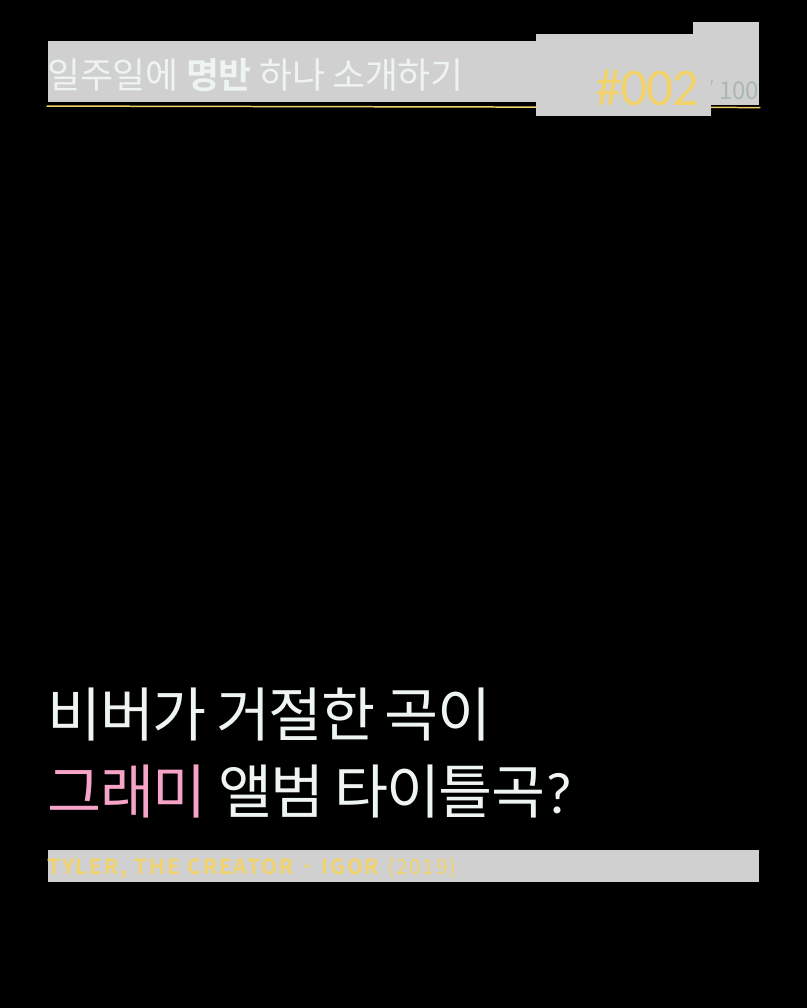
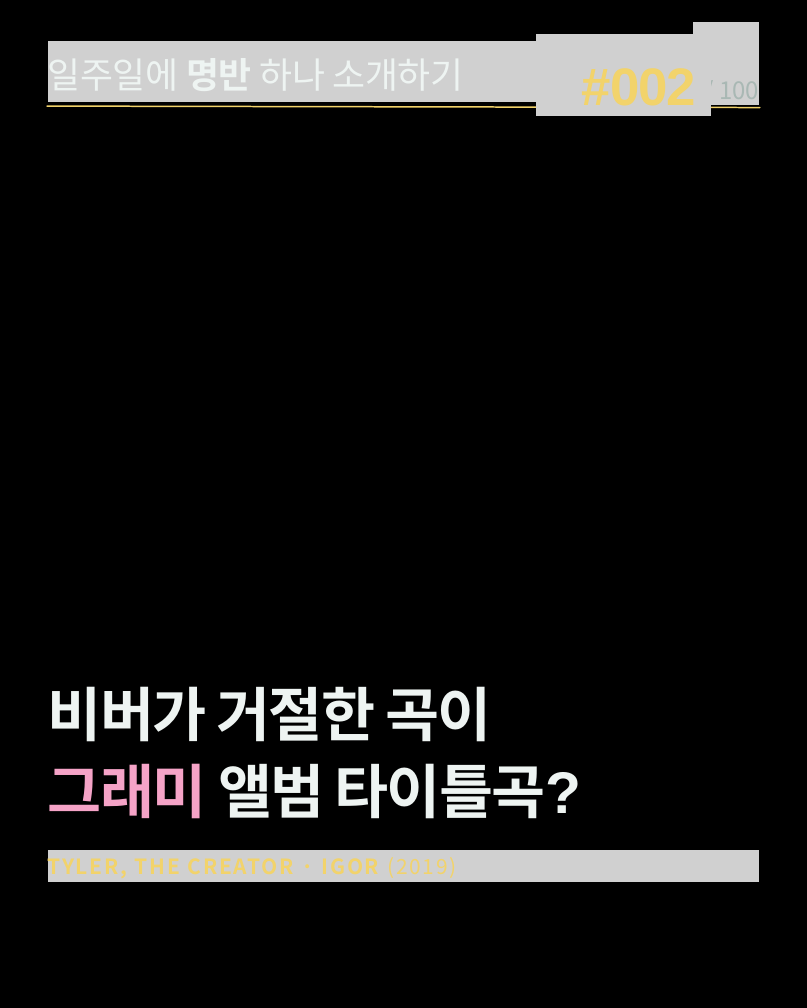
Before and after one commit to yeezyismygoat-pixel/ClaudeRep, a slide deck: slide 1 of IGOR_명반002_초안.pptx. Drawn at 807x1008 pixels with LibreOffice and Linux fonts; fonts in the diff are those of the drawing; grey boxes stand for pictures; background and template pictures are left out. Boxes give left, top, right and bottom in pixels: in the first picture for what was removed or moved away, otherwise in the second. Text is boxed around its words. In the diff, an @@ line names an element or a change of style, - is before the commit and + after.

```diff
--- a/IGOR_명반002_초안.pptx
+++ b/IGOR_명반002_초안.pptx
@@ text "#002" at (582, 68, 696, 106): font Calibri to Arial, bold on @@
@@ text "비버가 거절한 곡이" at (48, 686, 582, 819): font Calibri to Arial, bold on @@
```
Also in this commit, not shown: 7 other slides changed, 1 slide added, 5 other files.
